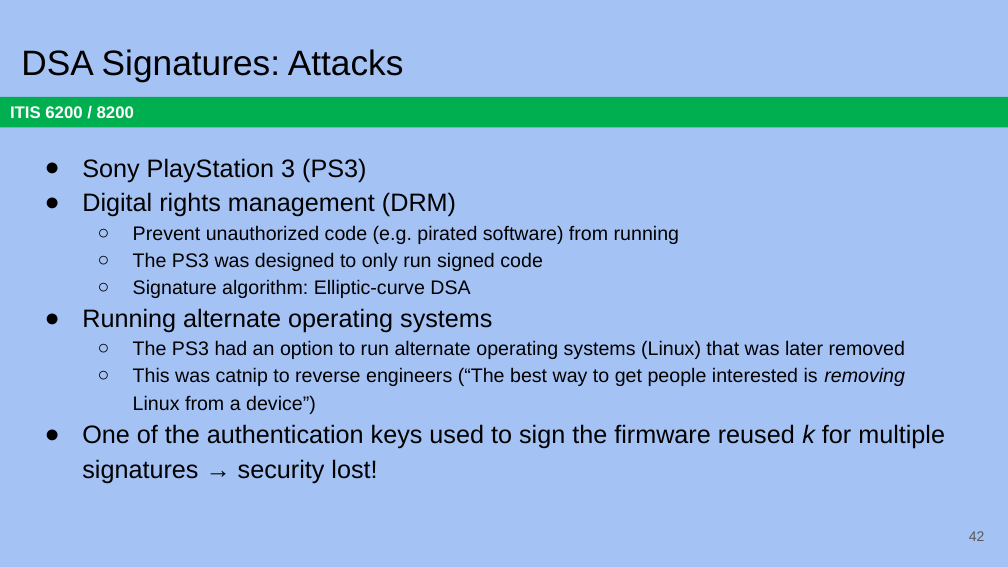
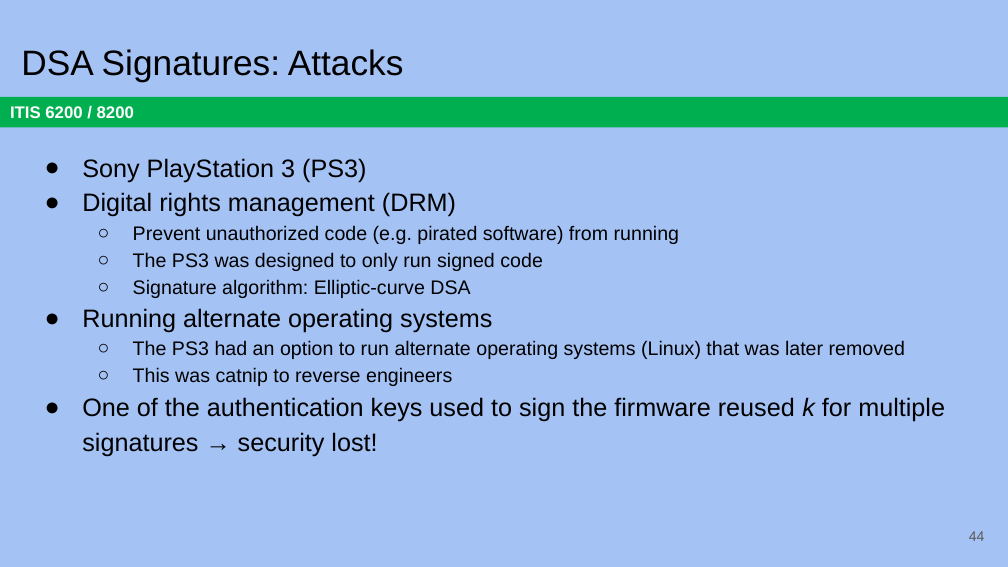
Before and after one commit to jx5c/github.io, a slide deck: slide 44 of teaching/ITIS6200/2023fa/lectures/lec06.pptx (slide 42 before the commit). Drawn at 1008x567 pixels with LibreOffice and Linux fonts; fonts in the diff are those of the drawing. Boxes give left, top, right and bottom in pixels: in the first picture for what was removed or moved away, otherwise in the second. Text is boxed around its words. In the diff, an @@ line names an element or a change of style, - is before the commit and + after.

```diff
--- a/teaching/ITIS6200/2023fa/lectures/lec06.pptx
+++ b/teaching/ITIS6200/2023fa/lectures/lec06.pptx
@@ text at [133,367,452,386]: text changed @@
-  ○ This was catnip to reverse engineers (“The best way to get people interested is removing Linux from a device”)
+  ○ This was catnip to reverse engineers
@@ page number at [969,531,985,541]: text changed @@
-42
+44
```
Also in this commit, not shown: 13 other slides changed, 5 slides added, 3 slides removed, 3 other files.
